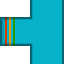
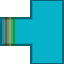
Layer changes from the first (64, 64) image to the second:
painted on "Capa 1" over [32, 0, 62, 64]
